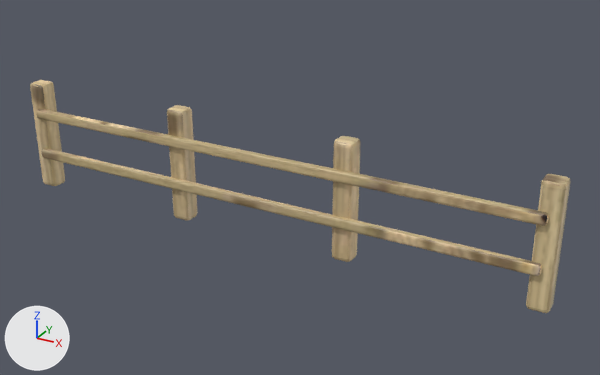
Renders of the glTF model chiikawa-3d-world/assets/baked/fence_6_4.glb from each side of a commit.
Both versions are drawn from a 50 mm camera at (4.25, -6.85, 4.1) aimed at (0.41, 0.12, 0.62). The axes (+X, +Y, +Z) are drawn at lower left. The lights are the same throughout. The older version comes first. Vertices at exactly the same position are counted once.
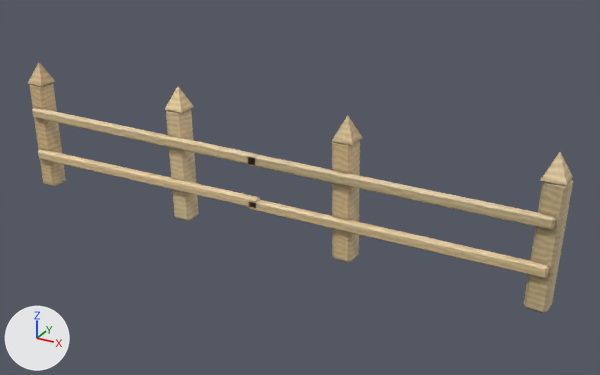
Pixel boxes (x1, y1, x2, y2) of what changed, in the pictures (600 x 375 px):
'Mesh_0', reshaped, moved, rescaled (8% taller): before (30, 80, 571, 313); after (27, 62, 573, 313)
part 1 of me_mesh_0, rebuilt: before (30, 80, 65, 186); after (30, 82, 66, 187)
part 2 of me_mesh_0, rebuilt (6% wider): before (167, 105, 198, 221); after (166, 108, 199, 221)
part 3 of me_mesh_0, rebuilt: before (332, 136, 361, 262); after (332, 141, 360, 263)
part 4 of me_mesh_0, rebuilt (11% wider): before (526, 174, 571, 313); after (523, 179, 573, 313)
part 5 of me_mesh_0, rebuilt (40% narrower, 39% shorter): before (41, 148, 542, 276); after (249, 200, 549, 278)
part 6 of me_mesh_0, rebuilt (56% narrower, 51% shorter): before (36, 109, 549, 226); after (32, 108, 258, 165)
part 7 of me_mesh_0, added (beige): after (38, 149, 260, 208)
part 8 of me_mesh_0, added (beige): after (248, 155, 556, 230)
part 9 of me_mesh_0, added: after (27, 62, 573, 185)

Edits to the bpy script that builds the scene:
```text
Change me_mesh_0:
    used by ob_mesh_0; location = (0.0, -0.025, 0.65); scale = (3.11, 3.11, 3.11)
    remove me_mesh_0.from_pydata(...)  # 608 vertices, 1192 faces; spans x -1.0..1.0, y -0.04..0.04, z -0.21..0.21
    add me_mesh_0.from_pydata(...)  # 212 vertices, 376 faces; spans x -1.0..1.0, y -0.04..0.04, z -0.25..0.25
    me_mesh_0 part 1: the loose piece of 104 vertices spanning x -1.0..-0.93, y -0.03..0.04, z -0.21..0.21 is rebuilt with 24 vertices and now spans x -1.0..-0.93, y -0.03..0.04, z -0.25..0.17
    me_mesh_0 part 2: the loose piece of 104 vertices spanning x -0.36..-0.29, y -0.03..0.04, z -0.21..0.21 is rebuilt with 24 vertices and now spans x -0.36..-0.28, y -0.03..0.04, z -0.25..0.17
    me_mesh_0 part 3: the loose piece of 104 vertices spanning x 0.29..0.36, y -0.03..0.04, z -0.21..0.21 is rebuilt with 24 vertices and now spans x 0.28..0.36, y -0.03..0.04, z -0.25..0.17
    me_mesh_0 part 4: the loose piece of 104 vertices spanning x 0.93..1.0, y -0.03..0.04, z -0.21..0.21 is rebuilt with 24 vertices and now spans x 0.92..1.0, y -0.03..0.04, z -0.25..0.17
    me_mesh_0 part 5: the loose piece of 96 vertices spanning x -0.96..0.96, y -0.04..-0.02, z -0.08..-0.05 is rebuilt with 24 vertices and now spans x -0.02..0.98, y -0.04..-0.02, z -0.13..-0.08
    me_mesh_0 part 6: the loose piece of 96 vertices spanning x -0.96..0.96, y -0.04..-0.02, z 0.08..0.12 is rebuilt with 24 vertices and now spans x -0.98..0.02, y -0.04..-0.02, z 0.03..0.08
    me_mesh_0 part 7: a new loose piece of 24 vertices spanning x -0.98..0.02, y -0.04..-0.02, z -0.13..-0.08, in mat_baked (picture img_baked_fence_6_4)
    me_mesh_0 part 8: a new loose piece of 24 vertices spanning x -0.02..0.98, y -0.04..-0.02, z 0.03..0.07, in mat_baked (picture img_baked_fence_6_4)
    me_mesh_0 part 9
    12 vertices are added at x -1.0..0.96, y -0.03..0.04, z 0.17..0.25
    8 new vertices lie (0.07, 0.0, 0.0) away from vertices in x -1.0..0.92, y -0.03..0.04, z 0.17
    24 new faces join them
Change ob_mesh_0:
    ob_mesh_0.location: (0.0, -0.025, 0.65) -> (0.007, -0.023, 0.772)
    ob_mesh_0.scale: (3.11, 3.11, 3.11) -> (3.12, 3.12, 3.12)
```
